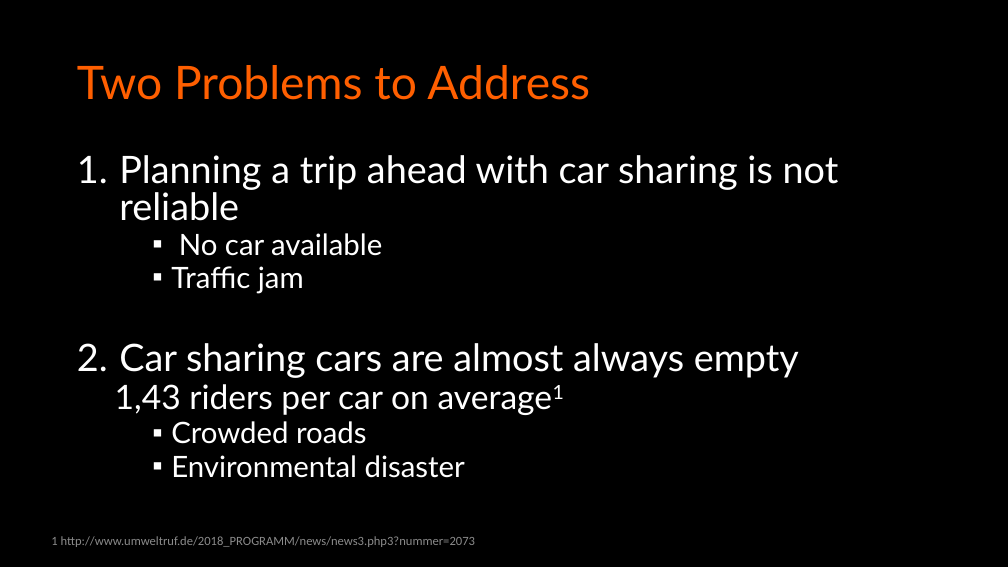
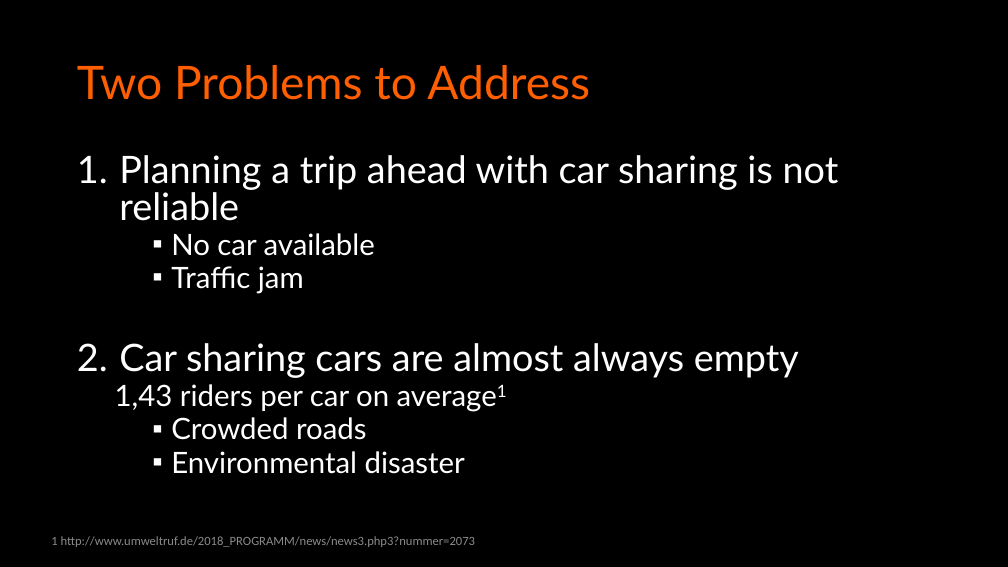
Before and after one commit to travistang/SixtMixed, a slide deck: slide 2 of Presentation.pptx. Drawn at 1008x567 pixels with LibreOffice and Linux fonts; fonts in the diff are those of the drawing. Boxes give left, top, right and bottom in pixels: in the first picture for what was removed or moved away, otherwise in the second. Text is boxed around its words. In the diff, an @@ line names an element or a change of style, - is before the commit and + after.

```diff
--- a/Presentation.pptx
+++ b/Presentation.pptx
@@ text at (115, 384, 389, 411): size 32 to 28 pt in "1,43 riders per car on average1" @@
```
Also in this commit, not shown: 5 other slides changed, 1 other file.
